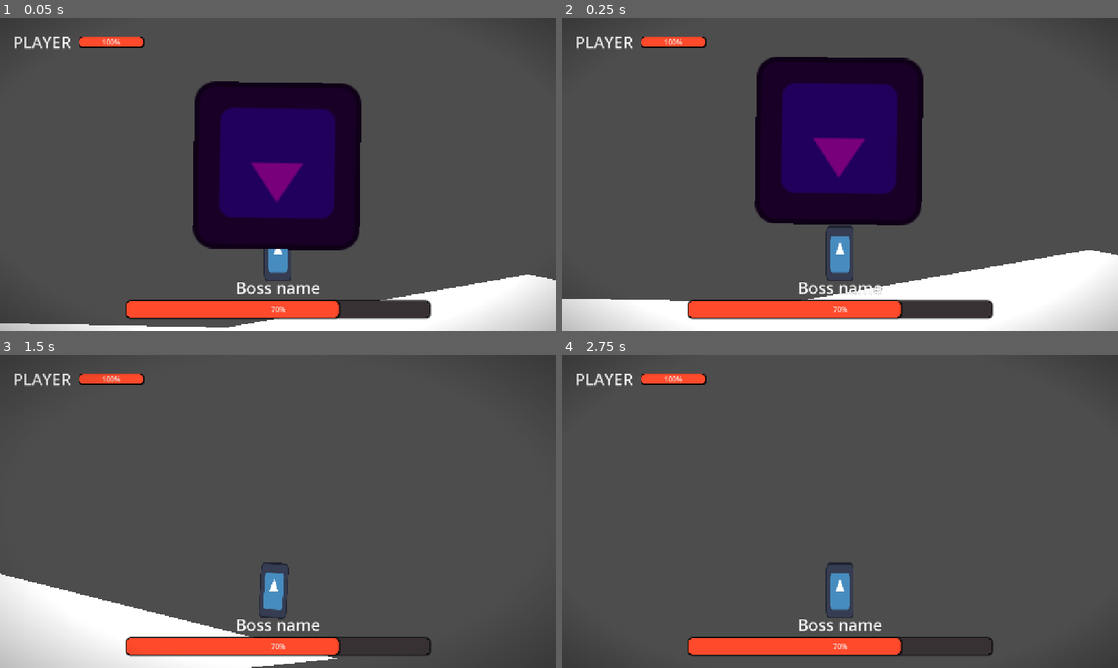
Above: before the commit, frames 1-4 (two rows, left to right).
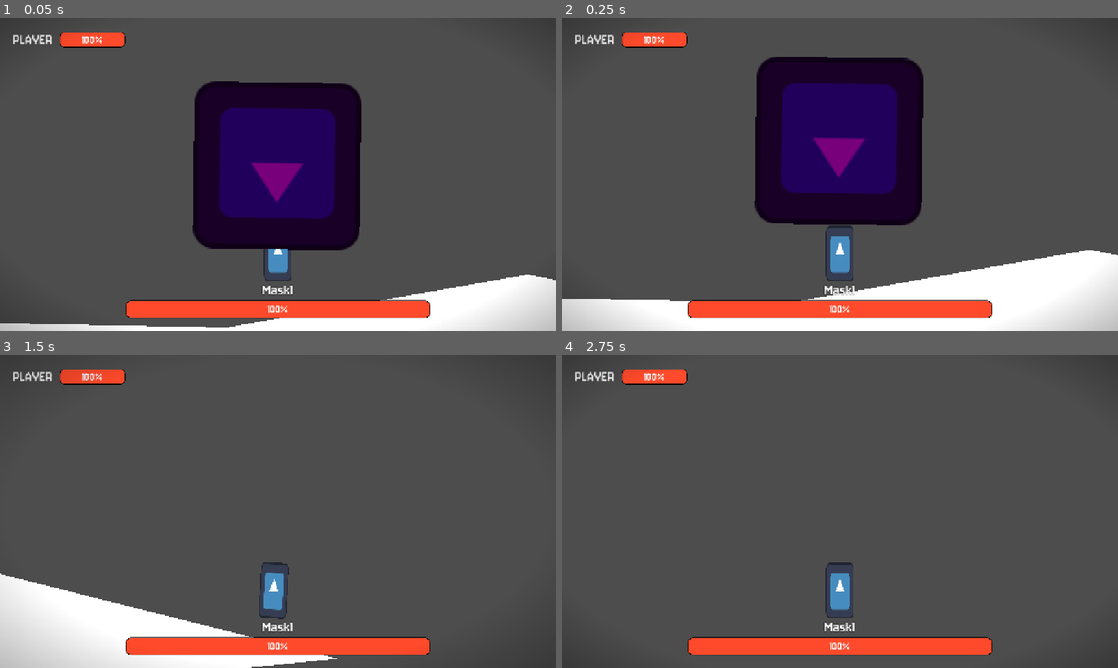
Above: after the commit, the same moments.

Repository: Jeremy-81/GamaBanda
Game: Godot game, scene res://scenes/boss_fight.tscn
The game is run twice, just before and just after one commit, with the same random seed, the same clock (stepped at 60 frames per second) and the same inputs. The engine's default icon, where the game draws it, is replaced by a stand-in: a white triangle on a blue panel in a dark square.
Inputs:
- Up to frame 1 (0.05 s): no input
- Up to frame 2 (0.25 s): no input
- Up to frame 3 (1.5 s): hold D (go_right) from 0.53 s (still down); tap Ctrl (dash) at 0.6, 1.35 s; tap Space (jump) at 0.77 s
- Up to frame 4 (2.75 s): tap Space (jump) at 1.52 s; release D (go_right) at 2.03 s; hold A (go_left) from 2.03 s (still down); tap Ctrl (dash) at 2.1 s

The runs differ from the first frame. In frame 1, 2.2% of the frame differs, in the area x 2-78%, y 4-97%; in frame 2, 2.4%; in frame 3, 2.4%; in frame 4, 2.1%.

Commit message:
Boss life and hitbox

Diff:
--- a/project.godot
+++ b/project.godot
@@ -41,6 +41,7 @@
 dash={
 "deadzone": 0.2,
 "events": [Object(InputEventKey,"resource_local_to_scene":false,"resource_name":"","device":-1,"window_id":0,"alt_press …(195 unchanged characters)…
+, Object(InputEventKey,"resource_local_to_scene":false,"resource_name":"","device":-1,"window_id":0,"alt_pressed":false,"shift_pressed":false,"ctrl_pressed":false,"meta_pressed":false,"pressed":false,"keycode":0,"physical_keycode":4194325,"key_label":0,"unicode":0,"location":0,"echo":false,"script":null)
 ]
 }
 
--- a/ressources/theme.tres
+++ b/ressources/theme.tres
@@ -1,4 +1,7 @@
 [gd_resource type="Theme" format=3 uid="uid://duj7cgl0u7wd3"]
+
+[ext_resource type="FontFile" uid="uid://chla6mhf6wpl0" path="res://assets/fonts/Jersey_10/Jersey10-Regular.ttf" id="1_jb3ky"]
+[ext_resource type="FontFile" uid="uid://duqx5nydbyw75" path="res://assets/fonts/Jacquard_24/Jacquard24-Regular.ttf" id="2_cgoy4"]
 
 [sub_resource type="StyleBoxFlat" id="StyleBoxFlat_cgkd3"]
 bg_color = Color(0.3557113, 0.14816836, 0.6657926, 1)
@@ -6,10 +9,10 @@
 corner_radius_top_right = 5
 corner_radius_bottom_right = 5
 corner_radius_bottom_left = 5
-expand_margin_left = 10.0
-expand_margin_top = 5.0
-expand_margin_right = 10.0
-expand_margin_bottom = 5.0
+expand_margin_left = 20.0
+expand_margin_top = 10.0
+expand_margin_right = 20.0
+expand_margin_bottom = 10.0
 
 [sub_resource type="StyleBoxFlat" id="StyleBoxFlat_cgoy4"]
 bg_color = Color(0.21927088, 0.19392738, 0.20286453, 1)
@@ -22,8 +25,6 @@
 corner_radius_top_right = 10
 corner_radius_bottom_right = 10
 corner_radius_bottom_left = 10
-shadow_size = 3
-shadow_offset = Vector2(1, 1)
 
 [sub_resource type="StyleBoxFlat" id="StyleBoxFlat_jb3ky"]
 bg_color = Color(1, 0.2901961, 0.16862746, 1)
@@ -36,16 +37,19 @@
 corner_radius_top_right = 10
 corner_radius_bottom_right = 10
 corner_radius_bottom_left = 10
-shadow_size = 3
-shadow_offset = Vector2(1, 1)
 
 [resource]
 Button/constants/outline_size = 7
-Button/font_sizes/font_size = 21
+Button/font_sizes/font_size = 30
+Button/fonts/font = ExtResource("1_jb3ky")
 Button/styles/normal = SubResource("StyleBoxFlat_cgkd3")
 Label/constants/outline_size = 3
 Label/font_sizes/font_size = 37
-Label/fonts/font = null
-ProgressBar/font_sizes/font_size = 16
+Label/fonts/font = ExtResource("1_jb3ky")
+ProgressBar/font_sizes/font_size = 30
+ProgressBar/fonts/font = ExtResource("1_jb3ky")
 ProgressBar/styles/background = SubResource("StyleBoxFlat_cgoy4")
 ProgressBar/styles/fill = SubResource("StyleBoxFlat_jb3ky")
+Title/base_type = &"Label"
+Title/font_sizes/font_size = 70
+Title/fonts/font = ExtResource("2_cgoy4")
--- a/scenes/boss_fight.gd
+++ b/scenes/boss_fight.gd
@@ -1,5 +1,12 @@
 extends Node2D
 
+@onready var boss: CharacterBody2D = $Boss
+@onready var player: CharacterBody2D = $Player
+
+
 func _ready():
-	$Player/CameraTransform.remote_path = $Camera2D.get_path();
-	pass;
+	$Player/CameraTransform.remote_path = $Camera2D.get_path()
+
+
+func _process(delta: float) -> void:
+	boss.attack(player)
--- a/scenes/boss_fight.tscn
+++ b/scenes/boss_fight.tscn
@@ -24,6 +24,8 @@
 
 [node name="Boss" parent="." unique_id=623795894 instance=ExtResource("3_7ydql")]
 position = Vector2(-1, -27)
+boss_name = "Mask1"
+hp = 100.0
 
 [node name="Camera2D" type="Camera2D" parent="." unique_id=1386835362]
 position = Vector2(0, 4)
@@ -31,7 +33,8 @@
 
 [node name="CanvasLayer" type="CanvasLayer" parent="." unique_id=254839686]
 
-[node name="GameInterface" parent="CanvasLayer" unique_id=1741185875 instance=ExtResource("4_85w88")]
+[node name="GameInterface" parent="CanvasLayer" unique_id=1741185875 node_paths=PackedStringArray("boss") instance=ExtResource("4_85w88")]
+boss = NodePath("../../Boss")
 
 [node name="Hitbox" type="Area2D" parent="CanvasLayer" unique_id=1074399446]
 position = Vector2(667, 455)
--- /dev/null
+++ b/scenes/game_interface.gd
@@ -0,0 +1,15 @@
+extends Control
+
+@export var boss: Node
+
+@onready var boss_name: Label = $MarginContainer/VBoxContainer/VBoxContainer/BossName
+@onready var boss_life: ProgressBar = $MarginContainer/VBoxContainer/VBoxContainer/BossLife
+
+func _ready() -> void:
+	boss.boss_ready.connect(boss_interface_init)
+
+
+func boss_interface_init(name, hp) -> void:
+	boss_name.text = name
+	boss_life.max_value = hp
+	boss_life.value = hp
--- a/scenes/game_interface.tscn
+++ b/scenes/game_interface.tscn
@@ -1,6 +1,7 @@
 [gd_scene format=3 uid="uid://bo8pyxkcykbab"]
 
 [ext_resource type="Theme" uid="uid://duj7cgl0u7wd3" path="res://ressources/theme.tres" id="1_mtuya"]
+[ext_resource type="Script" uid="uid://b3glj8ydh7f4f" path="res://scenes/game_interface.gd" id="2_7buk7"]
 
 [node name="GameInterface" type="Control" unique_id=1741185875]
 layout_mode = 3
@@ -10,6 +11,7 @@
 grow_horizontal = 2
 grow_vertical = 2
 theme = ExtResource("1_mtuya")
+script = ExtResource("2_7buk7")
 
 [node name="MarginContainer" type="MarginContainer" parent="." unique_id=1630382994]
 layout_mode = 1
--- a/scenes/menu/menu.tscn
+++ b/scenes/menu/menu.tscn
@@ -45,12 +45,15 @@
 [node name="GameName" type="Label" parent="MarginContainer/HBoxContainer/VBoxContainer" unique_id=1303340132]
 layout_mode = 2
 size_flags_vertical = 2
+theme_type_variation = &"Title"
 text = "Gama Banda"
 horizontal_alignment = 1
 
 [node name="VBoxContainer" type="VBoxContainer" parent="MarginContainer/HBoxContainer/VBoxContainer" unique_id=112595923]
 layout_mode = 2
-theme_override_constants/separation = 30
+size_flags_horizontal = 4
+theme_override_constants/separation = 50
+alignment = 1
 
 [node name="Play" type="Button" parent="MarginContainer/HBoxContainer/VBoxContainer/VBoxContainer" unique_id=993924126]
 layout_mode = 2
--- a/scenes/objects/boss/boss.gd
+++ b/scenes/objects/boss/boss.gd
@@ -1,13 +1,29 @@
 extends CharacterBody2D
 
+signal boss_ready(name, hp)
+
+@export var boss_name: String
+@export var hp: float
+@export var damage: float
+
+
 @onready var sprite_2d: Sprite2D = $Sprite2D
+
+func _ready() -> void:
+	await get_tree().process_frame
+	boss_ready.emit(boss_name, hp)
+
+func _process(delta: float) -> void:
+	pass
 
 func moove_to_background() -> void:
 	sprite_2d.scale = sprite_2d.scale /2
 
-func attack() -> void:
+func attack(target) -> void:
 	pass
-
 
 func _on_timer_timeout() -> void:
 	moove_to_background()
+
+func take_damage(amount: float) -> void:
+	hp -= amount
--- /dev/null
+++ b/scenes/objects/hitbox/hitbox.gd
@@ -0,0 +1,9 @@
+extends Area2D
+
+@export var entity: Node
+
+func take_damage(amount: float) -> void:
+	if entity.has_method("take_damage"):
+		entity.take_damage(amount)
+	else:
+		push_error("No take_damage method in the called entity")
--- /dev/null
+++ b/scenes/objects/hitbox/hitbox.tscn
@@ -0,0 +1,6 @@
+[gd_scene format=3 uid="uid://v03j4dmf32so"]
+
+[ext_resource type="Script" uid="uid://b13w1i1ecf06o" path="res://scenes/objects/hitbox/hitbox.gd" id="1_yeydk"]
+
+[node name="Hitbox" type="Area2D" unique_id=487133279]
+script = ExtResource("1_yeydk")
Binary file added: assets/fonts/Jacquard_24/Jacquard24-Regular.ttf
Not shown, added: assets/fonts/Jacquard_24/Jacquard24-Regular.ttf.import
Not shown, added: assets/fonts/Jacquard_24/OFL.txt
Binary file added: assets/fonts/Jersey_10/Jersey10-Regular.ttf
Not shown, added: assets/fonts/Jersey_10/Jersey10-Regular.ttf.import
Not shown, added: assets/fonts/Jersey_10/OFL.txt
Not shown, added: scenes/game_interface.gd.uid
Not shown, added: scenes/objects/hitbox/hitbox.gd.uid
